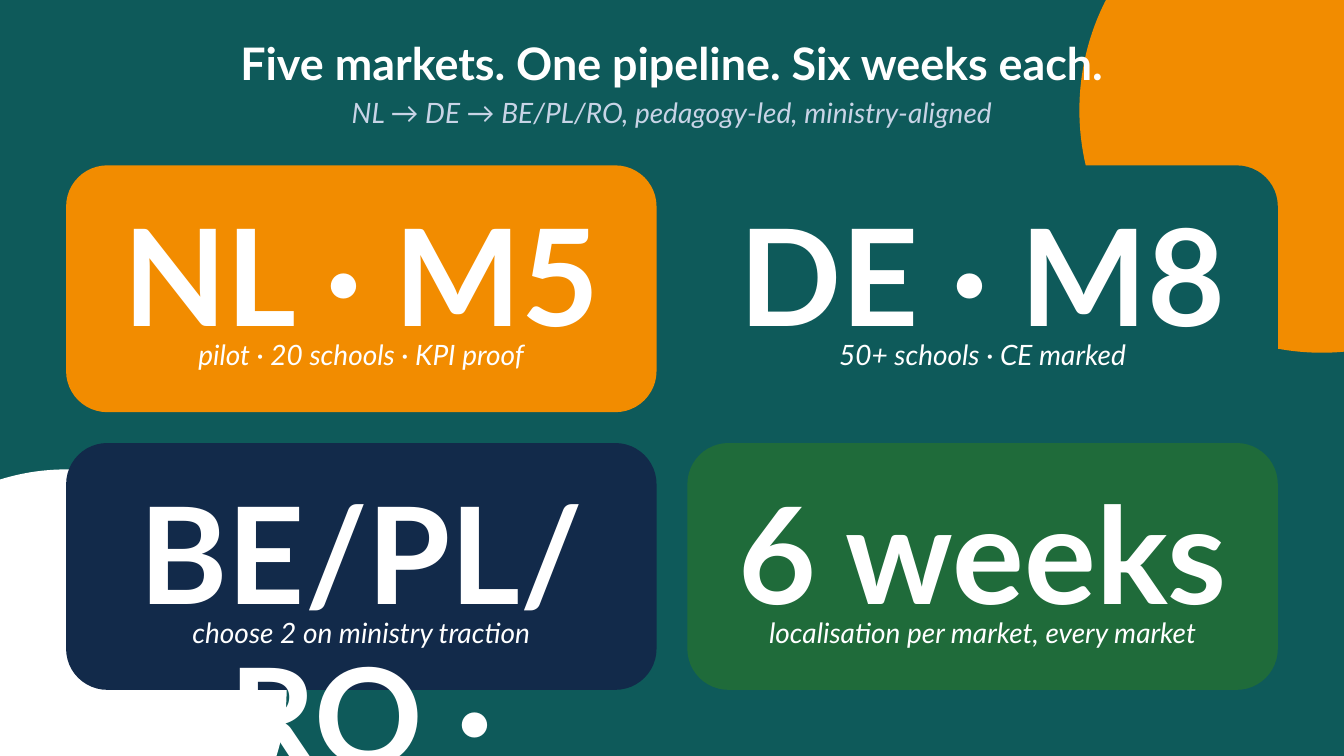
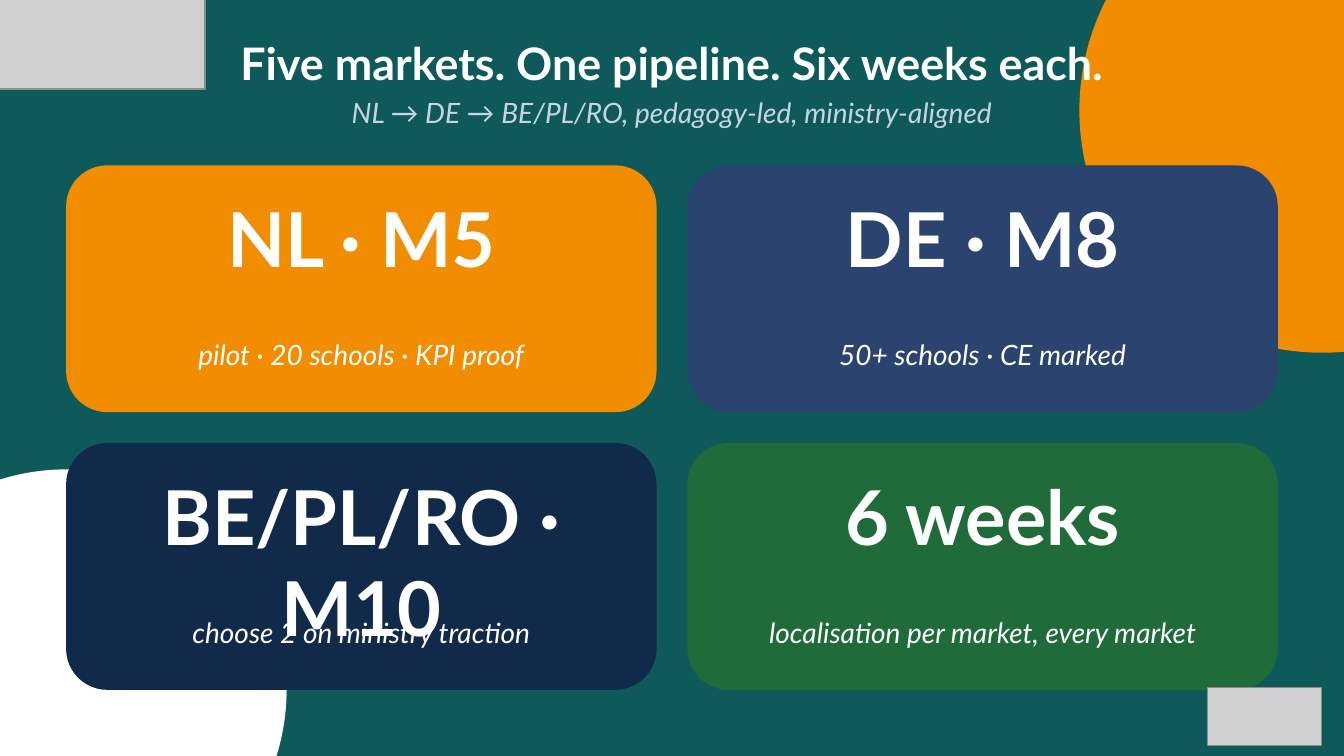
Before and after one commit to EtienneSIG/AMA_Project, a slide deck: slide 15 of Restitution01/build/LearnEU-CXO-Restitution.pptx (slide 14 before the commit). Drawn at 1344x756 pixels with LibreOffice and Linux fonts; fonts in the diff are those of the drawing; grey boxes stand for pictures; background and template pictures are left out. Boxes give left, top, right and bottom in pixels: in the first picture for what was removed or moved away, otherwise in the second. Text is boxed around its words. In the diff, an @@ line names an element or a change of style, - is before the commit and + after.

```diff
--- a/Restitution01/build/LearnEU-CXO-Restitution.pptx
+++ b/Restitution01/build/LearnEU-CXO-Restitution.pptx
@@ picture added at (0,0,206,90) @@
@@ rounded rectangle at (688,165,1278,412): fill #0E5A5A to #2A446F @@
@@ size 96 to 54 pt in 4 elements at (227,212,495,268), (846,211,1119,268), (162,489,521,648), (845,489,1120,546) @@
@@ picture added at (1208,689,1322,746) @@
```
Also in this commit, not shown: 21 other slides changed, 3 slides added, 46 other files.
